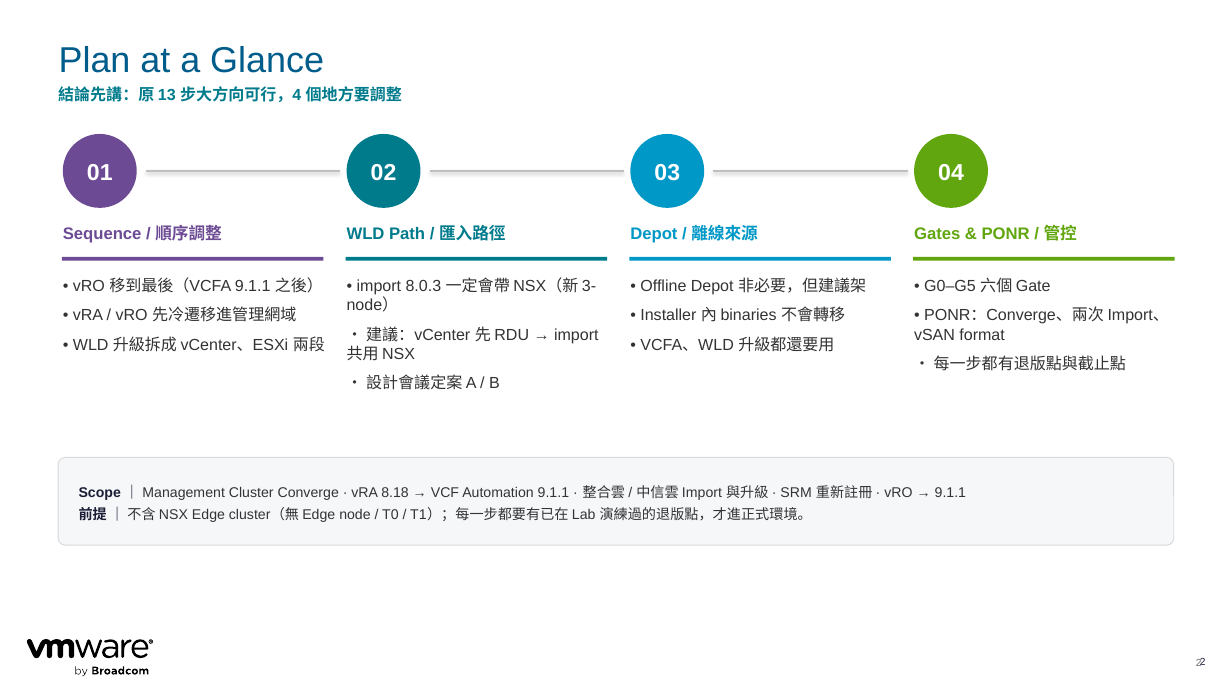
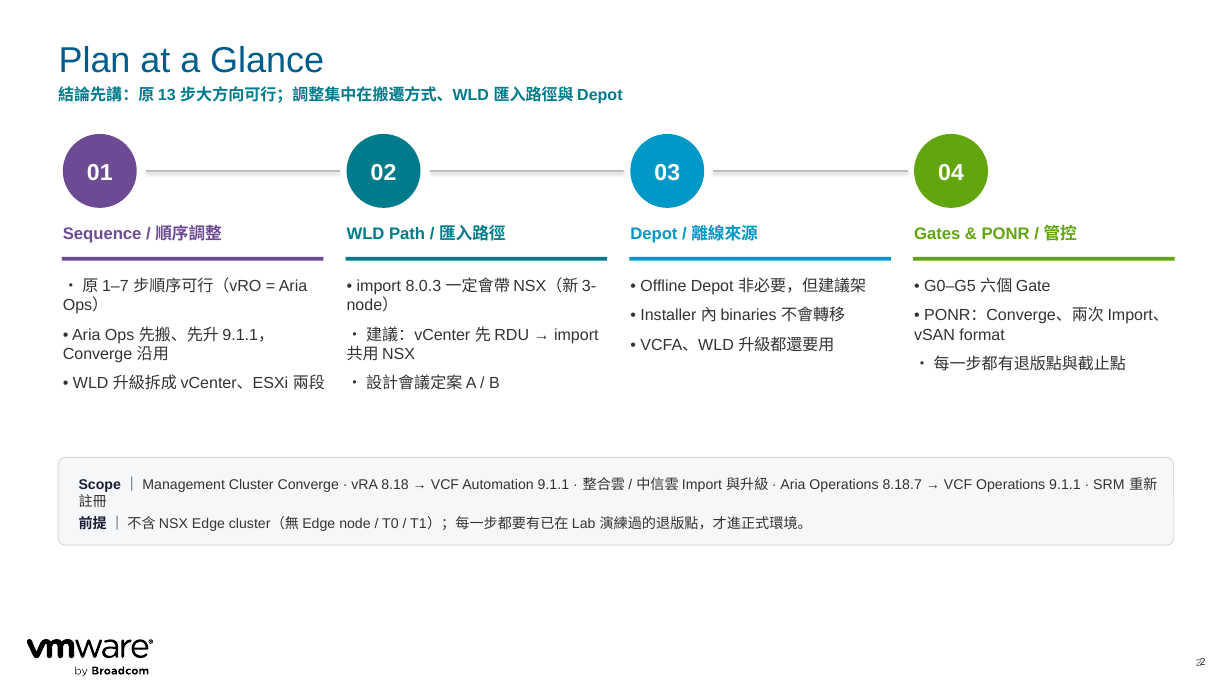
Before and after one commit to kostenyang/cc-vcf911-plan, a slide deck: slide 2 of out/CTBC_VCF911_Converge_Import_Plan.pptx. Drawn at 1232x693 pixels with LibreOffice and Linux fonts; fonts in the diff are those of the drawing. Boxes give left, top, right and bottom in pixels: in the first picture for what was removed or moved away, otherwise in the second. Text is boxed around its words. In the diff, an @@ line names an element or a change of style, - is before the commit and + after.

```diff
--- a/out/CTBC_VCF911_Converge_Import_Plan.pptx
+++ b/out/CTBC_VCF911_Converge_Import_Plan.pptx
@@ text at (58, 86, 622, 104): text changed @@
-結論先講：原 13 步大方向可行，4 個地方要調整
+結論先講：原 13 步大方向可行；調整集中在搬遷方式、WLD 匯入路徑與 Depot
@@ text at (63, 277, 308, 363): text changed @@
-• vRO 移到最後（VCFA 9.1.1 之後）
-• vRA / vRO 先冷遷移進管理網域
+• 原 1–7 步順序可行（vRO = Aria Ops）
+• Aria Ops 先搬、先升 9.1.1，Converge 沿用
@@ text at (79, 477, 1157, 507): text changed @@
-Scope ｜ Management Cluster Converge · vRA 8.18 → VCF Automation 9.1.1 · 整合雲 / 中信雲 Import 與升級 · SRM 重新註冊 · vRO → 9.1.1
+Scope ｜ Management Cluster Converge · vRA 8.18 → VCF Automation 9.1.1 · 整合雲 / 中信雲 Import 與升級 · Aria Operations 8.18.7 → VCF Operations 9.1.1 · SRM 重新註冊
```
Also in this commit, not shown: 21 other slides changed, 5 other files.
